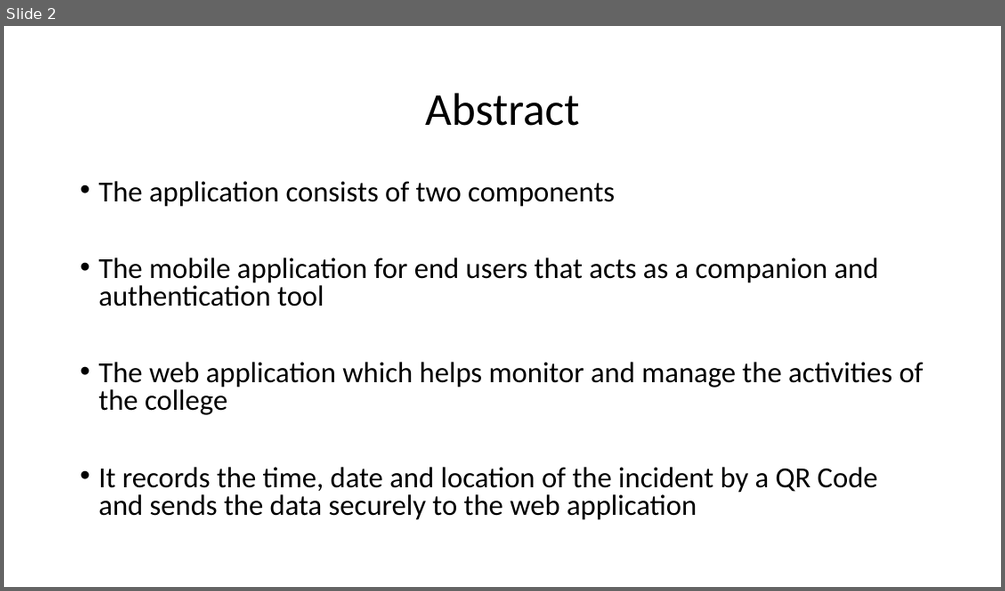
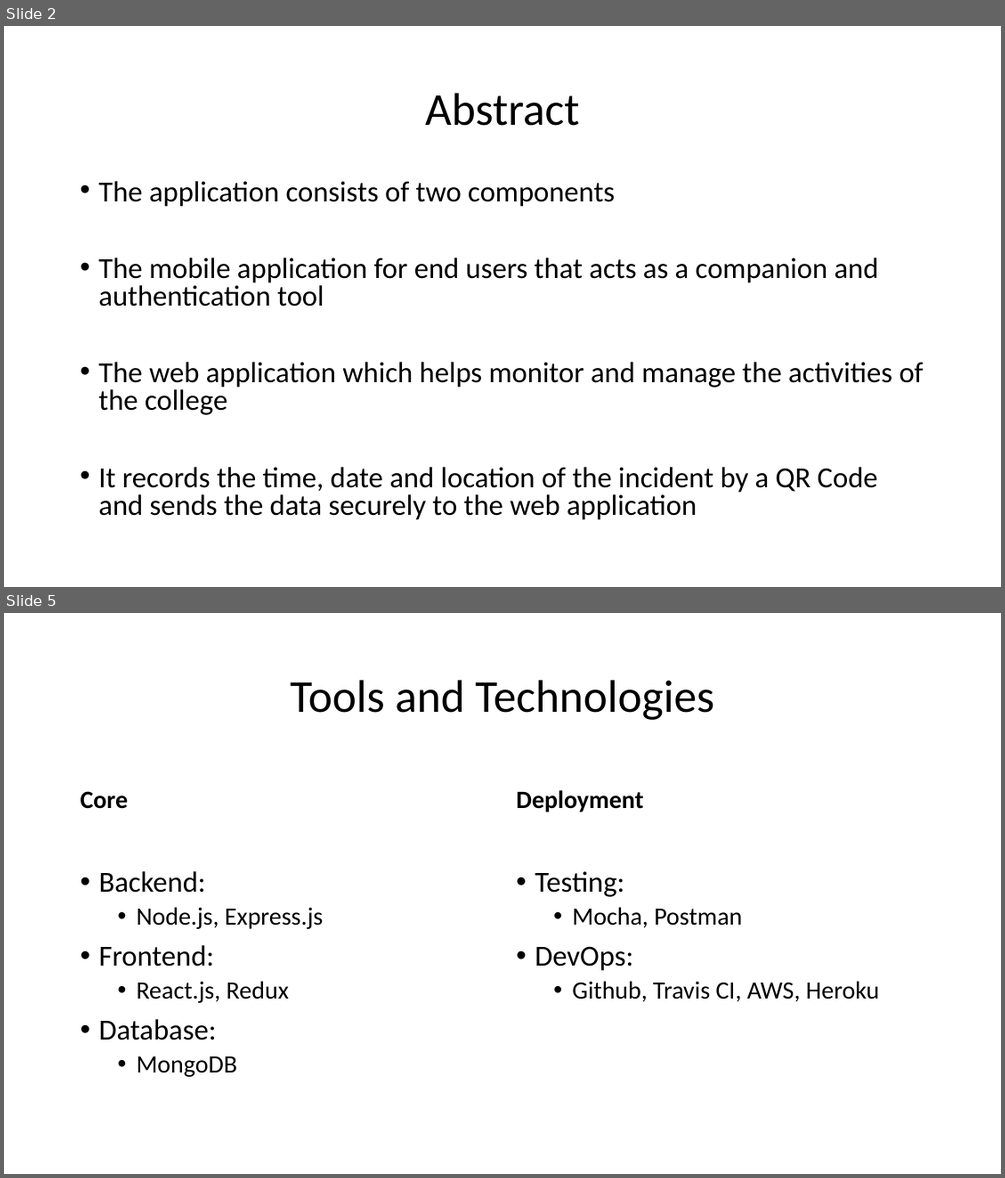
Before and after one commit to pesumca/vibhaag, a slide deck: docs/second_presentation/Vibhaag - Second Presentation.pptx. Shown one above the other, each under a label of ours: slide 2 before the commit, slides 2 and 5 after it; the slides between them are not shown. The pictures are 1005x591 and 1005x1178 pixels, drawn with LibreOffice and Linux fonts; fonts in the diff are those of the drawing. Boxes give left, top, right and bottom in pixels: in the first picture for what was removed or moved away, otherwise in the second. Text is boxed around its words. In the diff, an @@ line names an element or a change of style, - is before the commit and + after.

```diff
--- a/docs/second_presentation/Vibhaag - Second Presentation.pptx
+++ b/docs/second_presentation/Vibhaag - Second Presentation.pptx
@@ slide 5 added at <box>4,613,1001,1174</box>, background #FFFFFF @@
@@ title added at <box>290,680,714,720</box>, 44 pt, text #000000 @@
+Tools and Technologies
@@ text added at <box>81,791,129,809</box>, 24 pt, text #000000, bold @@
+Core
@@ text added at <box>516,790,643,812</box>, 24 pt, text #000000, bold @@
+Deployment
@@ text added at <box>99,871,323,1077</box>, 24 pt, text #000000 @@
+• Backend:
+  • Node.js, Express.js
+• Frontend:
+  • React.js, Redux
+• Database:
+  • MongoDB
@@ text added at <box>534,871,880,1002</box>, 24 pt, text #000000 @@
+• Testing:
+  • Mocha, Postman
+• DevOps:
+  • Github, Travis CI, AWS, Heroku
```
Also in this commit, not shown: 3 slides changed, 3 other slides added, 1 slide removed, 6 other files.
